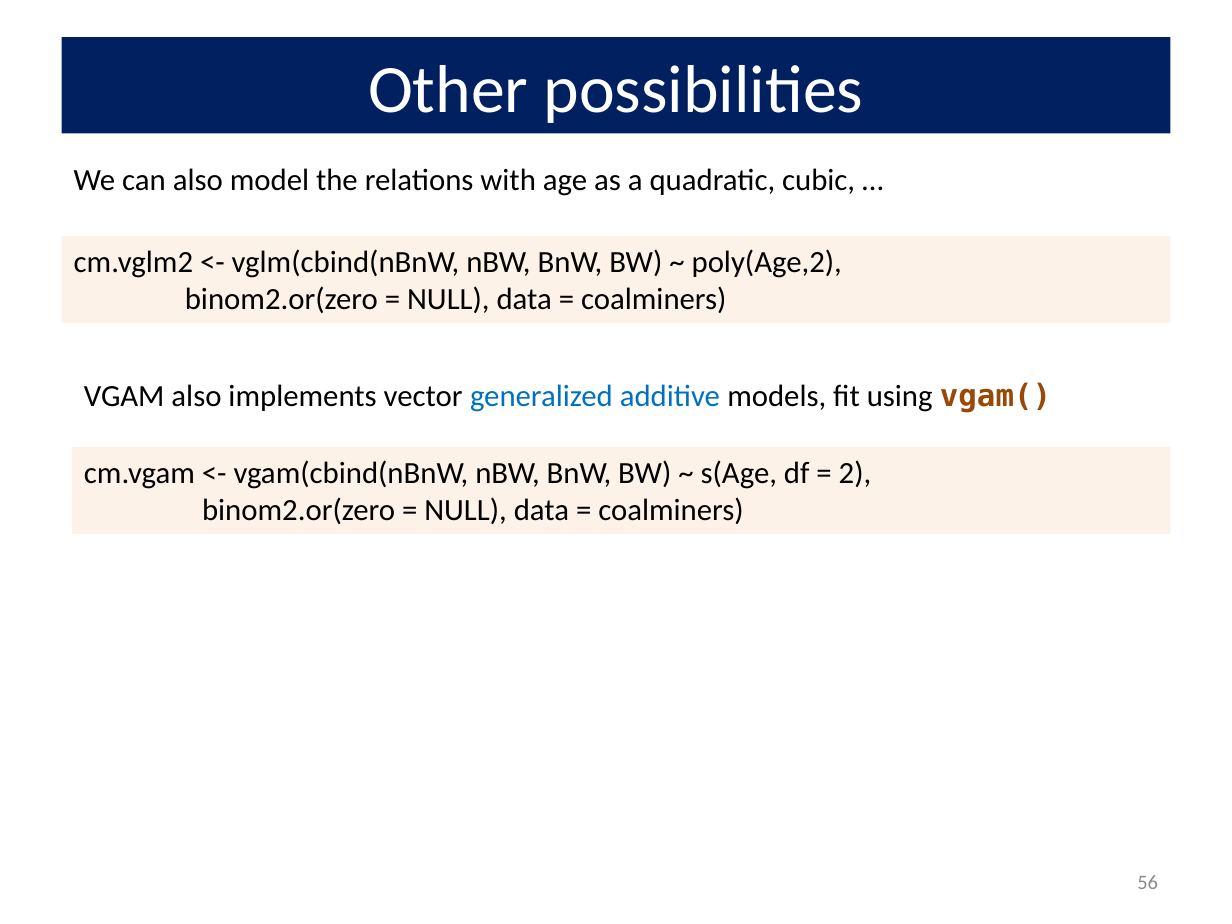
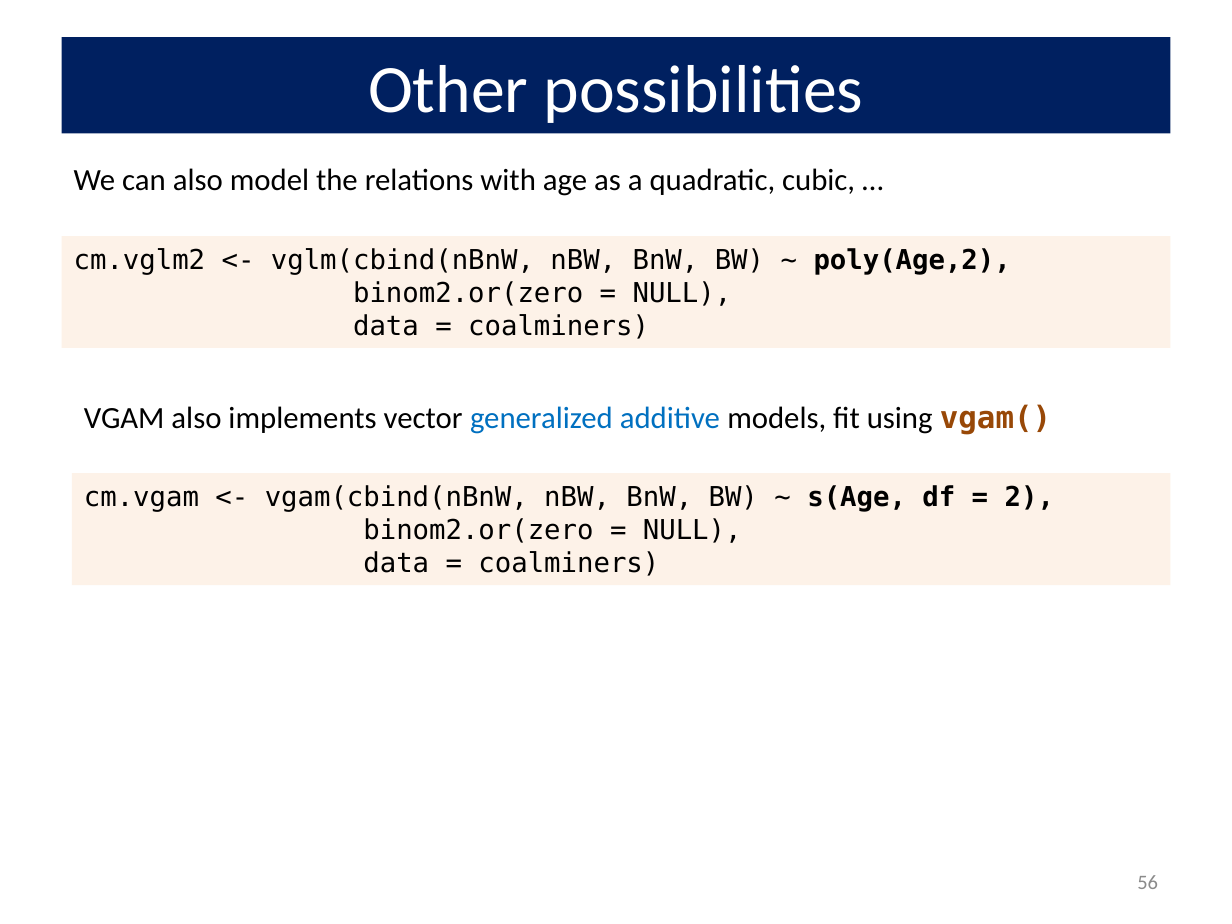
Before and after one commit to friendly/psy6136, a slide deck: slide 56 of lectures/10-Log-Odds.pptx. Drawn at 1232x924 pixels with LibreOffice and Linux fonts; fonts in the diff are those of the drawing. Boxes give left, top, right and bottom in pixels: in the first picture for what was removed or moved away, otherwise in the second. Text is boxed around its words. In the diff, an @@ line names an element or a change of style, - is before the commit and + after.

```diff
--- a/lectures/10-Log-Odds.pptx
+++ b/lectures/10-Log-Odds.pptx
@@ rectangle "cm.vglm2 <- vglm(cbind(nBnW, nBW, BnW, ...": place and size @@
-rectangle "cm.vglm2 <- vglm(cbind(nBnW, nBW, BnW, ..." at <box>62,237,1170,324</box>
+rectangle "cm.vglm2 <- vglm(cbind(nBnW, nBW, BnW, ..." at <box>62,237,1170,349</box>
@@ text in rectangle at <box>74,248,1011,275</box>: size 18 to 16 pt, font Calibri to DejaVu Sans Mono in "cm.vglm2 <- vglm(cbind(nBnW, nBW, BnW, BW) ~ ..."; bold on in "poly(Age,2)," @@
@@ text in rectangle at <box>353,281,732,339</box>: text changed; size 18 to 16 pt; font Calibri to DejaVu Sans Mono @@
-binom2.or(zero = NULL), data = coalminers)
+binom2.or(zero = NULL),
+data = coalminers)
@@ text "VGAM also implements vector generalized ...": place and size @@
-text "VGAM also implements vector generalized ..." at <box>84,382,1051,413</box>
+text "VGAM also implements vector generalized ..." at <box>84,404,1051,435</box>
@@ rectangle "cm.vgam <- vgam(cbind(nBnW, nBW, BnW, ...": place and size @@
-rectangle "cm.vgam <- vgam(cbind(nBnW, nBW, BnW, ..." at <box>71,447,1170,535</box>
+rectangle "cm.vgam <- vgam(cbind(nBnW, nBW, BnW, ..." at <box>71,473,1170,585</box>
@@ text in rectangle at <box>84,485,1054,512</box>: size 18 to 16 pt, font Calibri to DejaVu Sans Mono in "cm.vgam <- vgam(cbind(nBnW, nBW, BnW, BW) ~ ..."; bold on in "s(Age, df = 2)," @@
@@ text in rectangle at <box>363,518,742,576</box>: text changed; size 18 to 16 pt; font Calibri to DejaVu Sans Mono @@
-binom2.or(zero = NULL), data = coalminers)
+binom2.or(zero = NULL),
+data = coalminers)
```
Also in this commit, not shown: 16 other slides changed, 15 other files.
